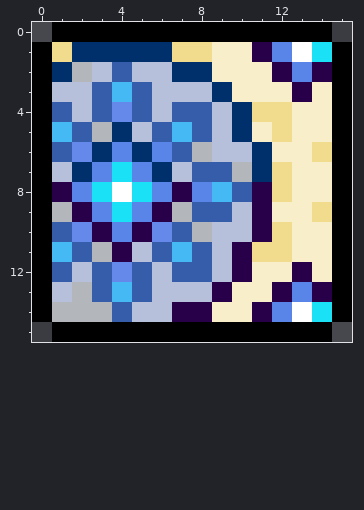
Two versions of one pixel-art sprite, Content/Buffs/Buffs/Minions/FrozenMinionBuff.png. That is the earlier state.
The file is 32x32 pixels, drawn in blocks of 2x2; one block is one cell here. Colours within 5 levels of each other are drawn and written as one.
And afterwards:
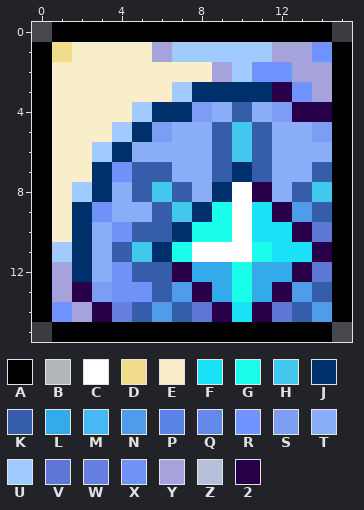
Palette (. is transparent): A #000000  B #b3b7bc  C #ffffff  D #f1dc8e  E #f8eec9  F #1be1f7  G #19ffeb  H #42c8ec  J #00306b  K #365daa  L #33aaea  M #44b9f4  N #4f9ceb  P #5985e8  Q #6489eb  R #7094ff  S #7d9df3  T #89adf7  U #a1cbff  V #5e76d4  W #6680e0  X #7091f7  Y #a6a2db  Z #b7c0db  2 #280049
The author wrote: Cambios de sprites de buffos de minions y sentrys, resprite de la music box del desert otra vez
Edits made:
Changed rows in their new state; - is an unchanged pixel.
first column x 1:
 1 -EEEEYUUUUUYYR
 2 EEEEEEEEYURRYY
 3 EEEEEEUJ-JJ2RY
 4 EEEEUJJSTKTS22
 5 EEEUJSTTKHKTTS
 6 EEUJTTTTKHKTTT
 7 EEJXKKTT-JKTTK
 8 EUJTKHKTJC-TKH
 9 EJXTTKHJGCF2NK
10 EJTXKKJGGCFF2V
11 UJTKHJGCCCGFF2
12 YJTX-K2LLGLL-V
13 Y2SXXKN2LGL-NK
14 RY2WKNKV2F-VKN
Boxes around the changes in both pictures, in picture pixels (x1, y1, x2, y2):
changed: (52, 42, 332, 322)
